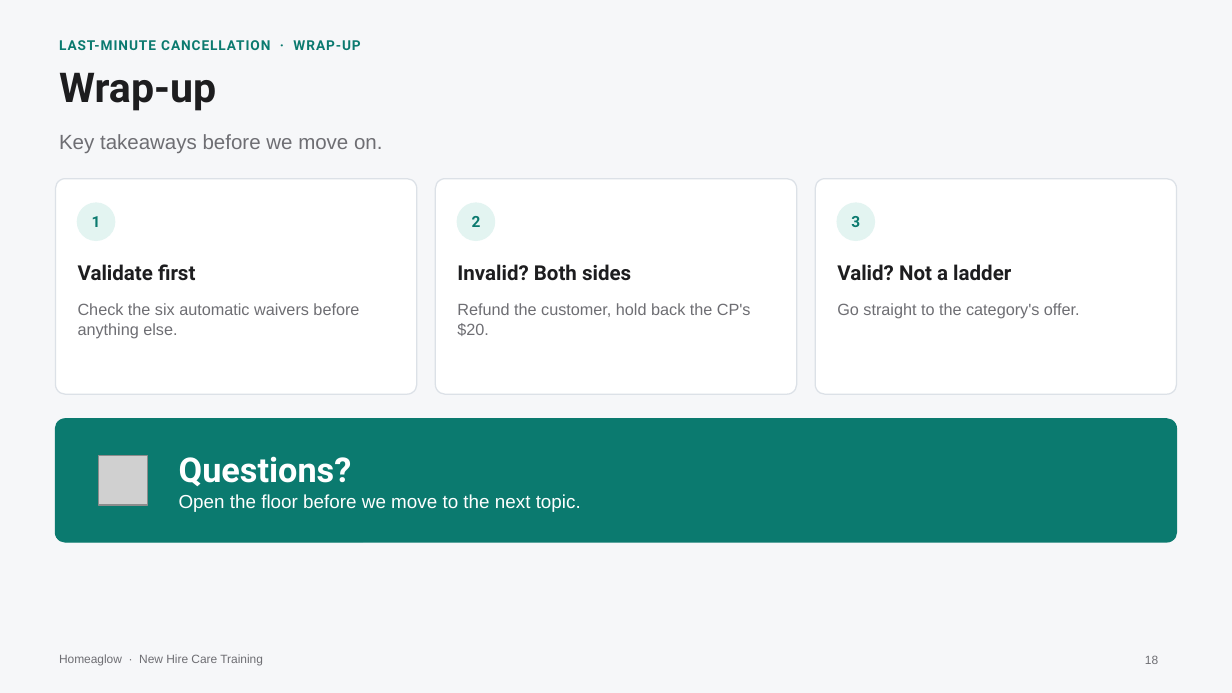
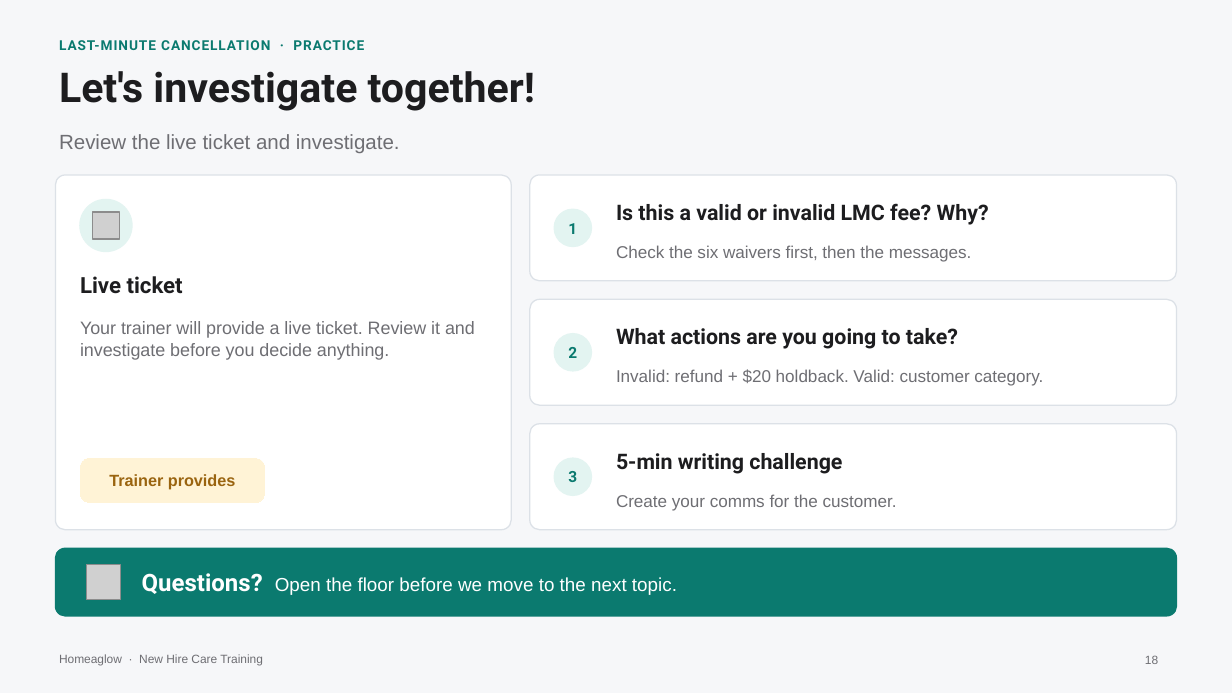
Before and after one commit to anjulimichelle/training, a slide deck: slide 18 of incorrect-info-lmc-lockout/incorrect-info-lmc-lockout.pptx. Drawn at 1232x693 pixels with LibreOffice and Linux fonts; fonts in the diff are those of the drawing; grey boxes stand for pictures. Boxes give left, top, right and bottom in pixels: in the first picture for what was removed or moved away, otherwise in the second. Text is boxed around its words. In the diff, an @@ line names an element or a change of style, - is before the commit and + after.

```diff
--- a/incorrect-info-lmc-lockout/incorrect-info-lmc-lockout.pptx
+++ b/incorrect-info-lmc-lockout/incorrect-info-lmc-lockout.pptx
@@ text at (59,40,364,50): text changed @@
-LAST-MINUTE CANCELLATION · WRAP-UP
+LAST-MINUTE CANCELLATION · PRACTICE
@@ text at (59,71,535,111): text changed @@
-Wrap-up
+Let's investigate together!
@@ text at (59,134,400,153): text changed @@
-Key takeaways before we move on.
+Review the live ticket and investigate.
@@ rounded rectangle: place and size @@
-rounded rectangle at (55,179,416,394)
+rounded rectangle at (55,175,511,530)
@@ rounded rectangle removed at (435,179,796,394) @@
@@ proportions changed in 3 elements at (55,175,511,530), (55,548,1177,616), (530,175,1177,281) @@
@@ rounded rectangle: place and size @@
-rounded rectangle at (816,179,1177,394)
+rounded rectangle at (530,175,1177,281)
@@ ellipse: place and size @@
-ellipse at (78,203,115,240)
+ellipse at (80,200,132,251)
@@ text "1": place and size @@
-text "1" at (92,216,101,227)
+text "1" at (568,223,577,234)
@@ ellipse: place and size @@
-ellipse at (457,203,494,240)
+ellipse at (554,209,591,246)
@@ text added at (616,203,989,225), 12.5 pt, text #1D1D1F, bold @@
+Is this a valid or invalid LMC fee? Why?
@@ picture added at (92,212,120,239) @@
@@ text removed at (457,264,631,281) @@
-Invalid? Both sides
@@ text added at (616,245,971,262), 10 pt, text #6E6E73 @@
+Check the six waivers first, then the messages.
@@ text removed at (837,264,1011,281) @@
-Valid? Not a ladder
@@ text at (80,276,183,294): text changed; size 12 to 13 pt @@
-Validate first
+Live ticket
@@ rounded rectangle added at (530,299,1177,405), fill #FFFFFF, outline #DCE1E7 0.75 pt @@
@@ text at (80,321,475,360): text changed; size 9.5 to 10.5 pt @@
-Check the six automatic waivers before anything else.
+Your trainer will provide a live ticket. Review it and investigate before you decide anything.
@@ text removed at (457,303,751,336) @@
-Refund the customer, hold back the CP's $20.
@@ text at (616,328,958,349): text changed; size 9.5 to 12.5 pt; font Arial to Roboto; text colour #6E6E73 to #1D1D1F; bold on @@
-Go straight to the category's offer.
+What actions are you going to take?
@@ text "What actions are you going ..." at (616,328,958,349): vertical alignment top to middle @@
@@ text "2": place and size @@
-text "2" at (472,216,481,227)
+text "2" at (568,347,577,358)
@@ ellipse: place and size @@
-ellipse at (838,203,875,240)
+ellipse at (554,334,591,371)
@@ text added at (616,369,1043,386), 10 pt, text #6E6E73 @@
+Invalid: refund + $20 holdback. Valid: customer category.
@@ rounded rectangle added at (530,424,1177,530), fill #FFFFFF, outline #DCE1E7 0.75 pt @@
@@ rounded rectangle added at (80,458,265,503), fill #FFF3D6, outline #FFF3D6 0.75 pt, 9.5 pt, text #9A6410, bold @@
+Trainer provides
@@ text "3": place and size @@
-text "3" at (851,216,860,227)
+text "3" at (568,471,577,482)
@@ ellipse added at (554,458,591,495), fill #E3F4F1, outline #E3F4F1 1 pt @@
@@ text added at (616,453,842,474), 12.5 pt, text #1D1D1F, bold @@
+5-min writing challenge
@@ text added at (616,494,897,511), 10 pt, text #6E6E73 @@
+Create your comms for the customer.
@@ rounded rectangle: place and size @@
-rounded rectangle at (55,419,1177,542)
+rounded rectangle at (55,548,1177,616)
@@ picture: place and size @@
-picture at (99,456,148,505)
+picture at (86,564,121,599)
@@ text at (142,573,677,595): text changed @@
-Questions?
-Open the floor before we move to the next topic.
+Questions? Open the floor before we move to the next topic.
```
Also in this commit, not shown: 3 other slides changed, 1 other file.
